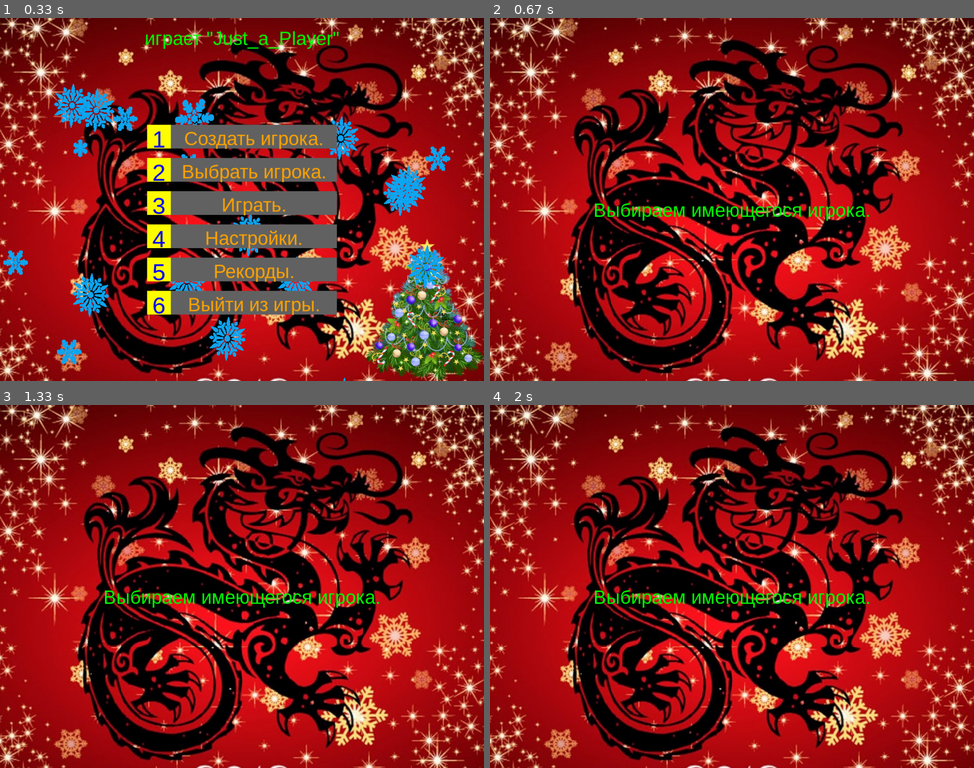
Above: before the commit, frames 1-4 (two rows, left to right).
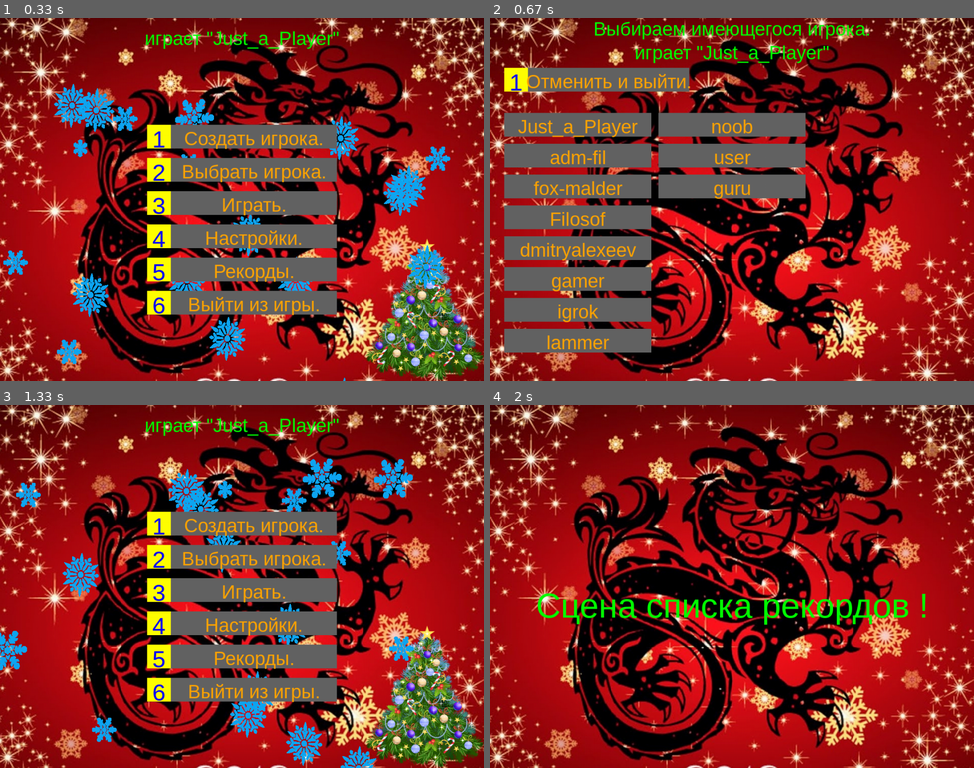
Above: after the commit, the same moments.

Repository: adm-academic/Python_Pygame_Xonix_HNY2024
Game: pygame game, started from game.py
Same seed, same stepped clock (60 frames per second), same inputs: the game is played once before the commit and once after it.
Inputs (mouse positions are in pixels of both pictures, inside the frame that each line leads up to):
- Up to frame 1 (0.33 s): no input
- Up to frame 2 (0.67 s): click "2" at 0.38 s
- Up to frame 3 (1.33 s): click (87, 510) at 0.72 s, where only the run after the commit has a clickable "Just_a_Player"; tap 1 at 1 s
- Up to frame 4 (2 s): click (780, 666) at 1.38 s

Frame 1 is identical in both runs. In frame 2, 27% of the frame differs, in the area x 2-79%, y 1-93%; in frame 3, 26%; in frame 4, 2.6%.

Commit message:
Сделал сцену выбора игрока из зарегистрированных в игре.

Diff:
--- a/adm_gui.py
+++ b/adm_gui.py
@@ -6,10 +6,10 @@
 
 
 class Menu_Button(pygame.sprite.Sprite):
-    def __init__(self, game, scene_initial, settings ):  # констуктор
+    def __init__(self, game, scene, settings ):  # констуктор
         pygame.sprite.Sprite.__init__(self)
         self.game = game
-        self.scene_initial = scene_initial
+        self.scene = scene
         self.settings = settings
     def set_params(self, y_center,  # координата кнопки
                    x_center,  # координата кнопки
@@ -69,12 +69,13 @@
                             self.settings.ORANGE)
 
 class Player_Button(pygame.sprite.Sprite):
-    def __init__(self, game, scene_player_select, settings):  # констуктор
+    def __init__(self, game, scene, settings):  # констуктор
         pygame.sprite.Sprite.__init__(self)
         self.game = game
-        self.scene_player_select = scene_player_select
+        self.scene = scene
         self.settings = settings
-    def set_params(self, y_top,  # координата кнопки
+    def set_params(self,
+                   y_top,  # координата кнопки
                    x_left,  # координата кнопки
                    height,  # высота кнопки
                    width,  # ширина кнопки
@@ -92,12 +93,20 @@
         else:
             self.is_over = False
     def draw(self, surface):
-        pygame.draw.rect( surface, self.settings.GRAY, self.rect )
+        small_rect = self.rect.copy()
+        small_rect.width = self.rect.height
+        small_rect.x = self.rect.right - small_rect.width
+        pygame.draw.rect(surface, self.settings.GRAY, self.rect)
+        #pygame.draw.rect(surface, self.settings.BLUE, small_rect)
         if self.is_over:
-            pygame.draw.rect( surface, self.settings.YELLOW, self.rect, 8 )
+            pygame.draw.rect(surface, self.settings.YELLOW, self.rect, 8)
+        #self.game.draw_text(self.game.screen, "X", 50,
+        #                    small_rect.centerx,
+        #                    small_rect.top + 2,
+        #                    self.settings.WHITE)
         self.game.draw_text(self.game.screen, self.text, 40,
-                            self.rect.x + self.rect.width  // 2,
-                            self.rect.top,
+                            self.rect.centerx ,
+                            small_rect.top + 6,
                             self.settings.ORANGE)
 
 
--- a/scene_player_select.py
+++ b/scene_player_select.py
@@ -16,14 +16,51 @@
                                                       (self.settings.WIDTH, self.settings.HEIGHT))
         self.image_backround_rect = self.image_backround.get_rect()
         pass
+        self.button_cancel = Menu_Button(self.game, self, self.settings)
+        self.button_cancel.set_params(130, 225, 50, 390,
+                                      pygame.K_1, "Отменить и выйти.")
+        pass
+        self.buttons_players = pygame.sprite.Group()
+        self.init_buttons_from_db()
+        pass
     def unload_scene(self):
         pass
     def reload_scene(self):
         pass
+    def init_buttons_from_db(self):
+        query_players = " select * from Player; "
+        cursor = self.settings.db_connection.cursor()
+        cursor.execute(query_players)
+        rows = cursor.fetchall()
+        if len(rows) <= 0:
+            return
+        xx = 30
+        yy = 200
+        bwidth = 310
+        bheight = 50
+        vspace = 15
+        hspace = 15
+        idx = 1
+        for row in rows:
+            if (yy + bheight) >= self.settings.HEIGHT:
+                xx = xx + bwidth + hspace
+                yy = 200
+            player_btn = Player_Button( self.game, self, self.settings )
+            player_btn.set_params( yy, xx, bheight, bwidth, row[1] )
+            self.buttons_players.add( player_btn )
+            yy = yy + bheight + 15
+            idx += 1
+        pass
     def update(self):
+        self.button_cancel.update()
+        for btn in self.buttons_players:
+            btn.update()
         pass
     def draw(self):
         self.game.screen.blit(self.image_backround, self.image_backround_rect)
+        self.button_cancel.draw(self.game.screen)
+        for btn in self.buttons_players:
+            btn.draw( self.game.screen )
     def scene_loop(self):
         while True:
             self.game.clock.tick(self.settings.FPS)  # задаём кадры в секунду
@@ -34,13 +71,30 @@
                 if event.type == pygame.KEYDOWN and event.key == pygame.K_ESCAPE:
                     self.game.go_to_scene(self.game.SCENE_INITIAL)
                     return
+                if event.type == pygame.KEYDOWN:
+                    if event.key == pygame.K_1:
+                        self.game.go_to_scene(self.game.SCENE_INITIAL)
+                        return
+                if event.type == pygame.MOUSEBUTTONDOWN:
+                    mouse_position = pygame.mouse.get_pos()
+                    if self.button_cancel.rect.collidepoint(mouse_position):
+                        self.game.go_to_scene(self.game.SCENE_INITIAL)
+                        return
+                    for button in self.buttons_players:
+                        if button.rect.collidepoint(mouse_position):
+                            self.game.player.load_from_db( button.text )
+                            pass
 
             self.update()
             self.draw()
 
             self.game.draw_text(self.game.screen, "Выбираем имеющегося игрока.", 40,
                                 self.settings.WIDTH // 2,
-                                self.settings.HEIGHT // 2,
+                                0,
+                                self.settings.GREEN)
+            self.game.draw_text(self.game.screen, '''играет "%s"''' % self.game.player.name, 40,
+                                self.settings.WIDTH // 2,
+                                50,
                                 self.settings.GREEN)
 
             pygame.display.flip()
Not shown, changed: TODO.txt
Binary file changed: hny_xonix_game.db
